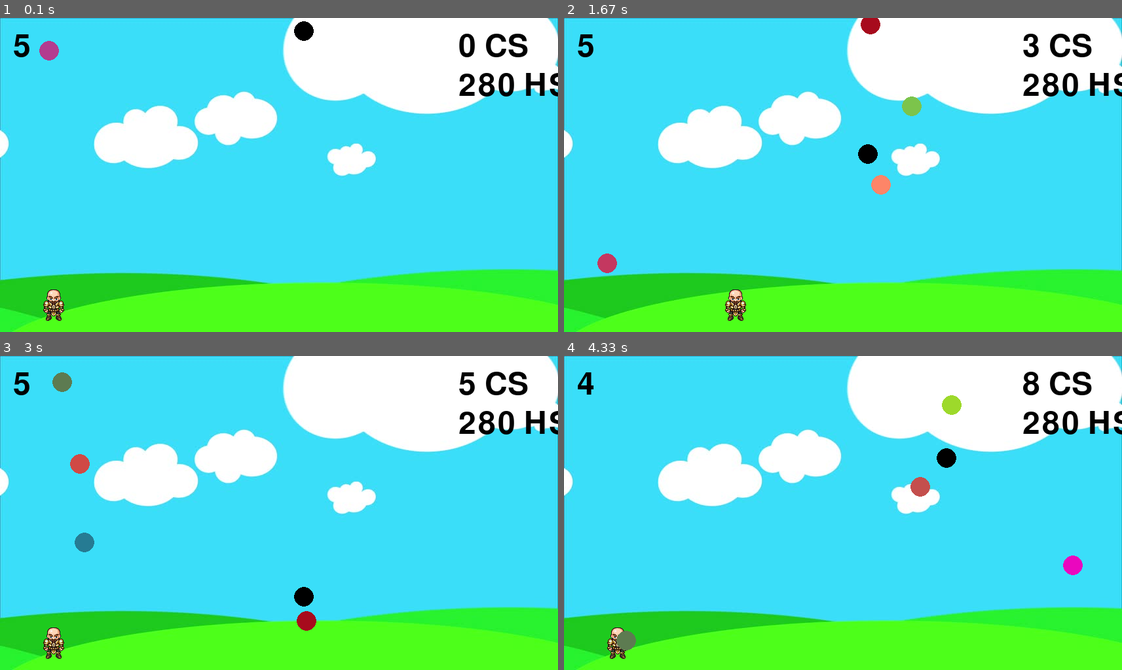
Above: before the commit, frames 1-4 (two rows, left to right).
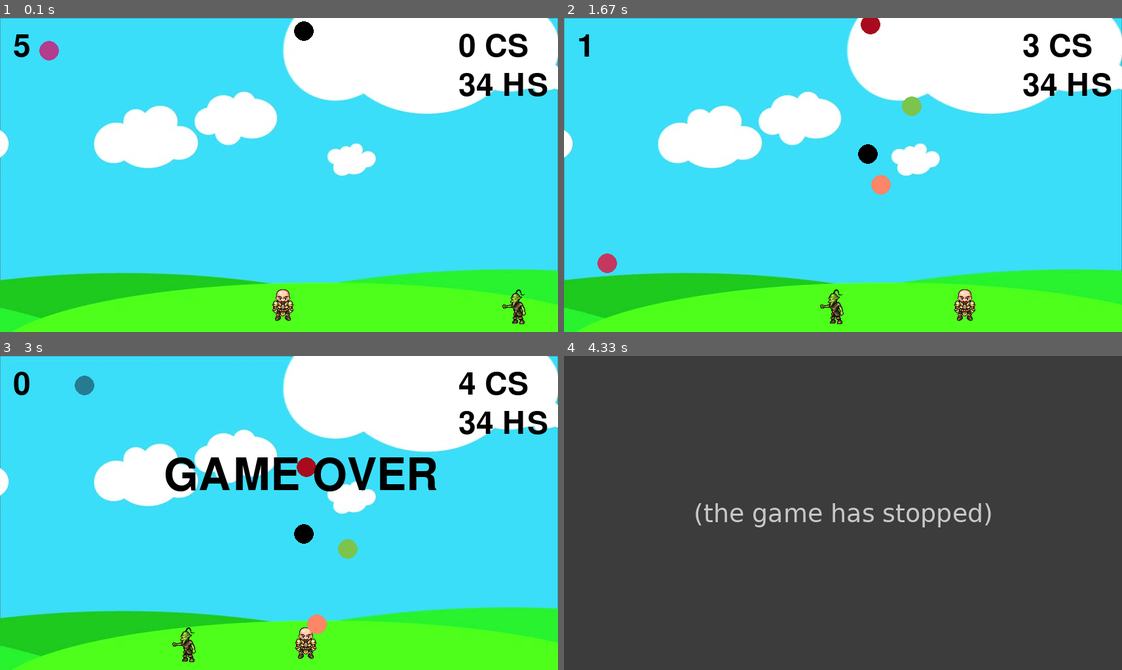
Above: after the commit, the same moments.

Repository: Hamster-coder123/pygame
Game: pygame game, started from inter2.py
Two runs of this game, one before a commit and one after it. Both use one fixed random seed, a clock stepped at 60 frames per second and the inputs below.
Inputs:
- Up to frame 1 (0.1 s): no input
- Up to frame 2 (1.67 s): hold D 0.33-0.8 s; hold D 0.83-1.3 s; hold A from 1.33 s (still down)
- Up to frame 3 (3 s): release A at 1.87 s; hold A 1.9-2.3 s
- Up to frame 4 (4.33 s): no input

The runs differ from the first frame. In frame 1, 1.4% of the frame differs, in the area x 7-100%, y 17-98%; in frame 2, 1.6%; in frame 3, 5.8%; in frame 4, 100%, in the area x 0-100%, y 0-100%.
After the commit the program exited at 4.2 s; later frames show no game.

Commit message:
Finished game

Diff:
--- a/balls.py
+++ b/balls.py
@@ -47,3 +47,37 @@
 
     def draw(self, win):
         pygame.draw.circle(win,self.hballcol, (self.hballX, self.hballY), 15)
+
+class goblin:
+    def __init__(self):
+        self.gobvel = 4
+        self.isdead = False
+        self.touch = False
+
+        self.gobY = 410
+        self.pick = random.randint(1,2)
+        if(self.pick == 1):
+            self.gobX = 0
+            self.gob = pygame.image.load("gobrun.png")
+        else:
+            self.gobX = 788
+            self.gob = pygame.image.load("gobrun2.png")
+
+
+    def running(self):
+        if(self.pick == 1):
+            if(self.gobX < 900):
+                self.gobX = self.gobX + self.gobvel
+                self.isdead = False
+            else:
+                self.isdead = True
+        else:
+            if(self.gobX > 0):
+                self.gobX = self.gobX - self.gobvel
+                self.isdead = False
+            else:
+                self.isdead = True
+
+        return self.isdead
+    def draw(self, win):
+        win.blit(self.gob,(self.gobX,self.gobY))
--- a/inter2.py
+++ b/inter2.py
@@ -19,7 +19,7 @@
 
 import os
 
-from balls import fireballs, healthball
+from balls import fireballs, healthball, goblin
 
 from thegame import maingame
 
@@ -54,15 +54,21 @@
 
 ball = fireballs()
 
+gob = goblin()
+
 hball = healthball()
 
 startball = time.time()
 
 healthtime = time.time()
 
+gobtime = time.time()
+
 hballist = [hball]
 
 ballist = [ball]
+
+gobllist = [gob]
 
 def gameover(win):
     font = pygame.font.SysFont(None, 100)
@@ -73,7 +79,7 @@
     my_sound.play()
     my_sound.set_volume(0.5)
 
-def maindraw(ballist, maingame, win, over, hballist):
+def maindraw(ballist, maingame, win, over, hballist, gobllist):
     maingame.draw(win)
     for balls in ballist:
         isdead = balls.falling()
@@ -92,6 +98,15 @@
         else:
             hball.draw(win)
 
+    for gob in gobllist:
+
+        gob.running()
+        gob.draw(win)
+        if(gob.isdead):
+            gobllist.remove(gob)
+        else:
+            gob.draw(win)
+
     pygame.display.update()
     return ballist
 
@@ -102,10 +117,10 @@
         if (event.type == pygame.QUIT):
             run = False
 
-    if(game.deaths == game.lives and (not over)):
+    if(game.deaths >= game.lives and (not over)):
         over = True
         overtime = time.time()
-        maindraw(ballist, game, win, over, hballist)
+        maindraw(ballist, game, win, over, hballist, gobllist)
         pygame.time.delay(2000)
         highscore(game.score)
         break
@@ -124,14 +139,20 @@
     if(time.time() - startball > 0.4):
         startball = time.time()
         ballist.append(fireballs())
-    ballist = maindraw(ballist, game, win, over, hballist)
-    game.death(ballist)
+    ballist = maindraw(ballist, game, win, over, hballist, gobllist)
+    game.death(ballist, gobllist)
 
 
-    if(time.time() - healthtime > 3):
+    if(time.time() - healthtime > 8):
         healthtime = time.time()
         hballist.append(healthball())
     game.addlife(hballist)
+
+    rtime = random.randint(4, 10)
+
+    if(time.time() - gobtime > rtime):
+        gobtime = time.time()
+        gobllist.append(goblin())
 
 
 
--- a/score.txt
+++ b/score.txt
@@ -1,17 +1,2 @@
-17
-46
-124
-8
-49
-5
-280
-25
-11
-15
-19
-15
-16
-14
-36
-29
-51
+9
+34
--- a/thegame.py
+++ b/thegame.py
@@ -15,7 +15,7 @@
         self.jumpspeed = 20
         self.jumpvel = self.jumpspeed
         self.isjump = False
-        self.X = 50
+        self.X = 400
         self.Y = 400
         self.vel = 5
         self.deaths = 0
@@ -76,8 +76,16 @@
         pygame.mixer.music.unpause()
 
 
+    def lifesound(self):
+        pygame.mixer.music.pause()
+        my_sound = pygame.mixer.Sound('life.mp3')
+        my_sound.play()
+        my_sound.set_volume(0.5)
+        pygame.mixer.music.unpause()
 
-    def death(self, ballist):
+
+
+    def death(self, ballist, gobllist):
         self.threshx = self.X + 64
         self.threshx2 = self.X
         self.threshy = self.Y + 64
@@ -94,6 +102,21 @@
                         print(self.deaths, "deaths")
                         self.deathsound()
                         balls.touch = True
+
+        for gob in gobllist:
+            gobX = gob.gobX
+            gobY = gob.gobY
+
+            if(not gob.touch):
+                if((gobX < self.threshx) and (gobX > self.threshx2)):
+                    if((gobY < self.threshy) and (gobY > self.threshy2)):
+                        self.deaths = self.deaths + 4
+                        print(self.deaths, "deaths")
+                        self.deathsound()
+                        gob.touch = True
+
+
+
 
 
 
@@ -113,5 +136,5 @@
                     if((hball.hballY < self.threshy) and (hball.hballY > self.threshy2)):
                         self.lives += 1
                         print("+ 1 life")
-                        self.deathsound()
+                        self.lifesound()
                         hball.touch = True
Renamed: golbin char 2.png -> gobrun.png
Renamed: golbin character.png -> gobrun2.png
Not shown, added: life.mp3
